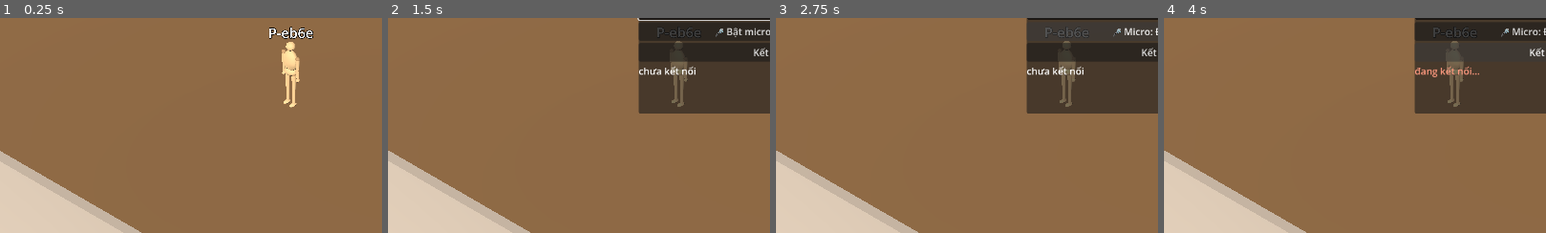
Above: before the commit, frames 1-4 (left to right).
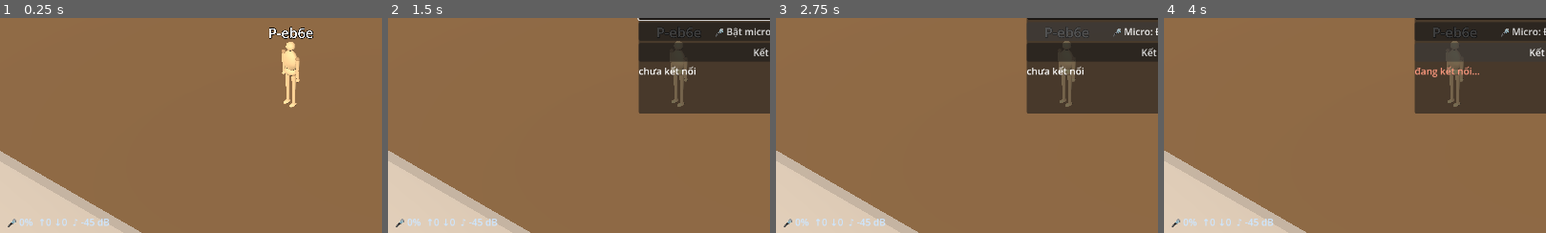
Above: after the commit, the same moments.

Repository: hieubqdsm/crime-in-clock-tower
Game: Godot game, scene res://scenes/main/Main.tscn
The game is run twice, just before and just after one commit, with the same random seed, the same clock (stepped at 60 frames per second) and the same inputs.
Inputs (mouse positions are % of the whole screen's width and height, from its top left):
- Up to frame 1 (0.25 s): no input
- Up to frame 2 (1.5 s): click "Cài đặt (O)" at 0.5 s; click (50, 48) at 1.27 s; type "12" at 1.35 s
- Up to frame 3 (2.75 s): click "🎤 Bật micro (nói: giữ V)" at 2 s
- Up to frame 4 (4 s): click "🎤 Micro: ĐANG BẬT" at 2.75 s; click "Kết nối" at 3.5 s
The pictures show only the part of the screen within x 0-50%, y 50-100%; the shares and areas given below are measured in that part.

The runs differ from the first frame. In frame 1, 0.3% of the frame differs, in the area x 2-29%, y 93-98%; in frame 2, 0.3%; in frame 3, 0.3%; in frame 4, 0.3%.
Error before the commit: Invalid call. Nonexistent function 'get_frames' in base 'AudioEffectCapture'. (res://scenes/net/voice_capture.gd:71)
Error after the commit: Invalid call. Nonexistent function 'get_frames' in base 'AudioEffectCapture'. (res://scenes/net/voice_capture.gd:74)

Commit message:
F-004 diag: on-screen strip (mic level %, voice sent/recv counters, nearest token dB) — answers 'is the signal getting through' at a glance

Diff:
--- a/scenes/main/main.gd
+++ b/scenes/main/main.gd
@@ -13,10 +13,22 @@
 @onready var _voice = $VoiceCapture   # untyped: signal access is dynamic
 
 var _remote_players := {}
+var _dbg: Label
+
+
+func _make_dbg_strip() -> void:
+	# F-004 diagnostics (remove when voice is trusted): mic input level,
+	# voice frames sent/received, nearest token volume.
+	_dbg = Label.new()
+	_dbg.position = Vector2(12, 690)
+	_dbg.add_theme_font_size_override("font_size", 16)
+	_dbg.add_theme_color_override("font_color", Color(0.8, 0.9, 1.0))
+	add_child(_dbg)
 
 
 func _ready() -> void:
 	_options.set_known_name(_net.player_name)
+	_make_dbg_strip()
 	_set_own_name(_net.player_name)
 	_net.state_changed.connect(_on_net_state)
 	_net.player_state.connect(_on_player_state)
@@ -34,6 +46,15 @@
 		var moving := Vector2(_player.velocity.x, _player.velocity.z).length() > 0.3
 		_net.set_own_state(_player.global_position.x, _player.global_position.z,
 			model.rotation.y, moving)
+	if Engine.get_process_frames() % 10 == 0:
+		var near_vol := -999.0
+		for t in get_tree().get_nodes_in_group("sound_tokens"):
+			if t.has_method("volume_db"):
+				near_vol = maxf(near_vol, t.volume_db())
+		if _dbg != null:
+			_dbg.text = "🎤 %d%%  ↑%d ↓%d  ♪ %+.0f dB" % [
+				int(_voice.last_level * 100.0) if _voice != null else 0,
+				_net.voice_sent, _net.voice_recv, near_vol]
 	if OS.has_feature("web") and Engine.get_process_frames() % 10 == 0:
 		# str(false) is "False" (capital) — not valid JS; lowercase it.
 		var btn := _options.get_node_or_null("Panel/VBox/ConnectBtn") as Control
--- a/scenes/net/net_client.gd
+++ b/scenes/net/net_client.gd
@@ -20,6 +20,8 @@
 var player_id := ""
 var player_name := ""
 var connected := false
+var voice_sent := 0      # voice frames shipped to the server
+var voice_recv := 0      # voice frames received from others
 
 var _ws := WebSocketPeer.new()
 var _send_accum := 0.0
@@ -89,6 +91,7 @@
 					# binary voice frame: b"<16-byte sender id><int16 PCM>"
 					if packet.size() > 16:
 						var sender := packet.slice(0, 16).get_string_from_utf8().replace(String.chr(0), "")
+						voice_recv += 1
 						voice_received.emit(sender, packet.slice(16))
 			_send_accum += delta
 			if _send_accum >= 1.0 / SEND_HZ and not _own_state.is_empty():
@@ -123,6 +126,7 @@
 		frame.append(0)
 	frame.append_array(pcm)
 	_ws.put_packet(frame)
+	voice_sent += 1
 
 
 func _handle(msg: Dictionary) -> void:
--- a/scenes/net/voice_capture.gd
+++ b/scenes/net/voice_capture.gd
@@ -19,6 +19,9 @@
 var _capture_effect: AudioEffectCapture
 var _accum := 0.0
 var _enabled := false
+
+var last_level := 0.0   # RMS of the most recent chunk (0..1)
+var chunks := 0         # chunks emitted since enable
 
 
 func enable() -> bool:
@@ -72,8 +75,12 @@
 	# Bus frames are Stereo PCM floats; mono-mix into 16-bit LE.
 	var pcm := PackedByteArray()
 	pcm.resize(frames * 2)
+	var sum_sq := 0.0
 	for i in frames:
 		var mono: float = (stereo[i].x + stereo[i].y) * 0.5
+		sum_sq += mono * mono
 		var v := int(clampf(mono, -1.0, 1.0) * 32767.0)
 		pcm.encode_s16(i * 2, v)
+	last_level = sqrt(sum_sq / maxf(1.0, frames))
+	chunks += 1
 	captured.emit(pcm)
